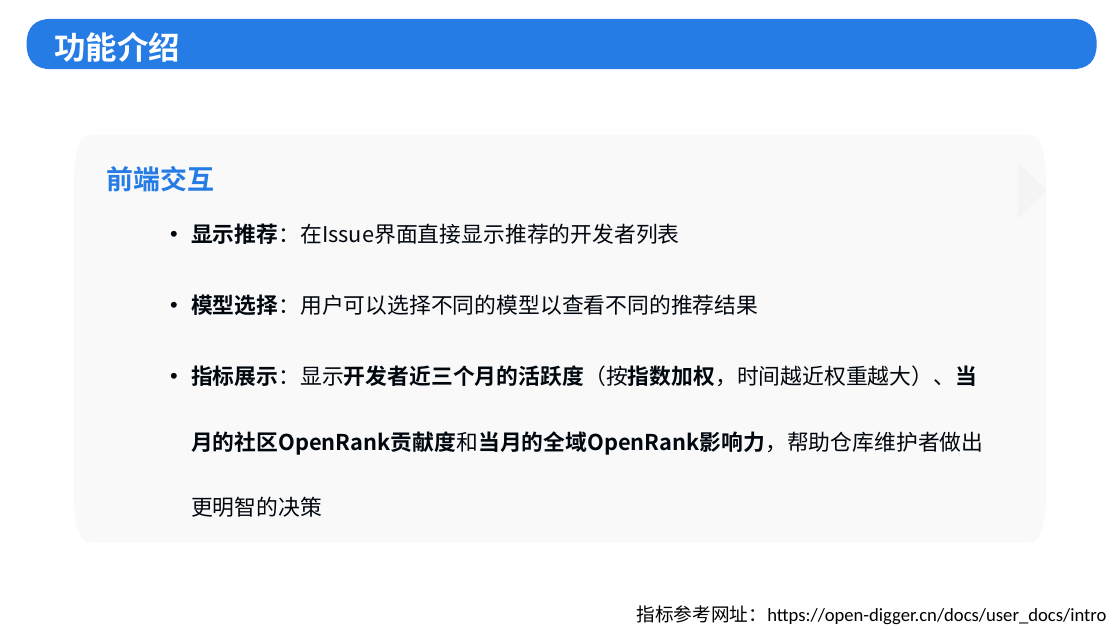
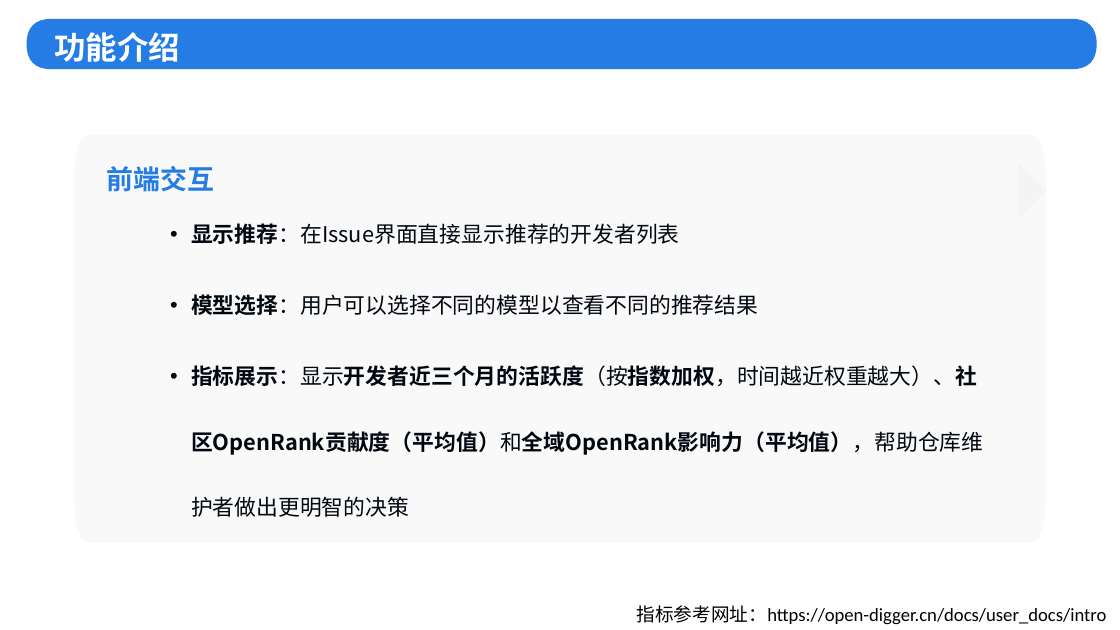
Before and after one commit to zhingoll/Issue-Assigner-BaaS, a slide deck: slide 11 of OpenRank杯初赛-灵配.pptx. Drawn at 1120x630 pixels with LibreOffice and Linux fonts; fonts in the diff are those of the drawing; background and template pictures are left out. Boxes give left, top, right and bottom in pixels: in the first picture for what was removed or moved away, otherwise in the second. Text is boxed around its words. In the diff, an @@ line names an element or a change of style, - is before the commit and + after.

```diff
--- a/OpenRank杯初赛-灵配.pptx
+++ b/OpenRank杯初赛-灵配.pptx
@@ text at (191, 365, 983, 517): text changed @@
-• 指标展示：显示开发者近三个月的活跃度（按指数加权，时间越近权重越大）、当月的社区OpenRank贡献度和当月的全域OpenRank影响力，帮助仓库维护者做出更明智的决策
+• 指标展示：显示开发者近三个月的活跃度（按指数加权，时间越近权重越大）、社区OpenRank贡献度（平均值）和全域OpenRank影响力（平均值），帮助仓库维护者做出更明智的决策
```
Also in this commit, not shown: 1 other slide changed.
